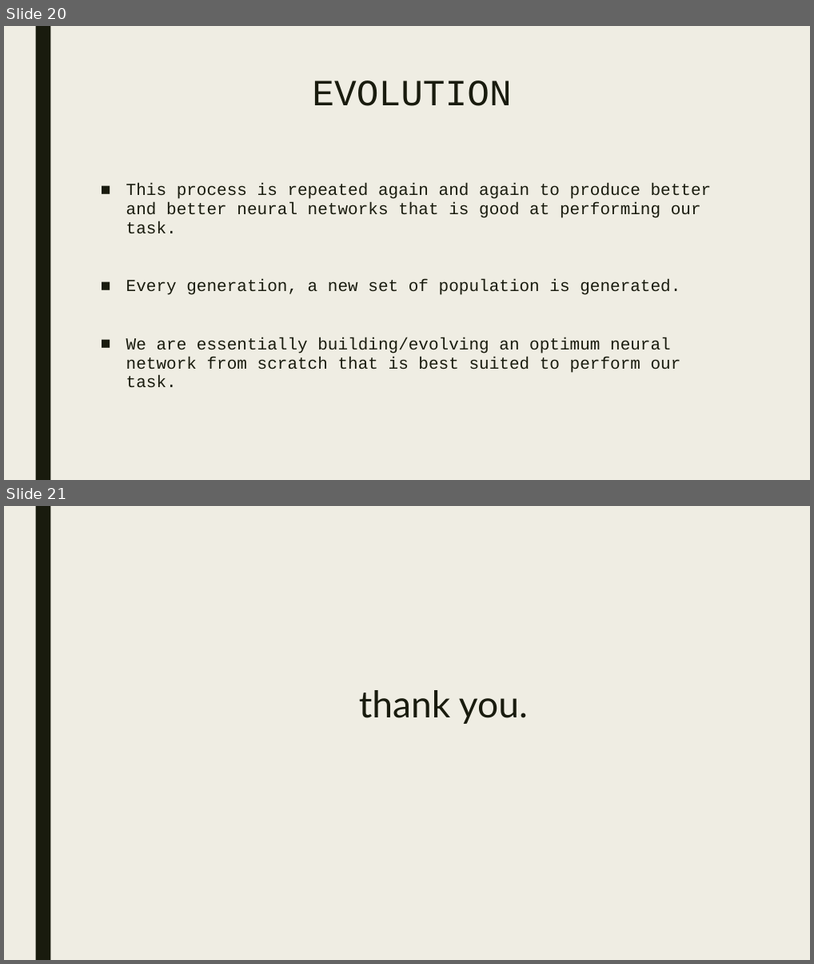
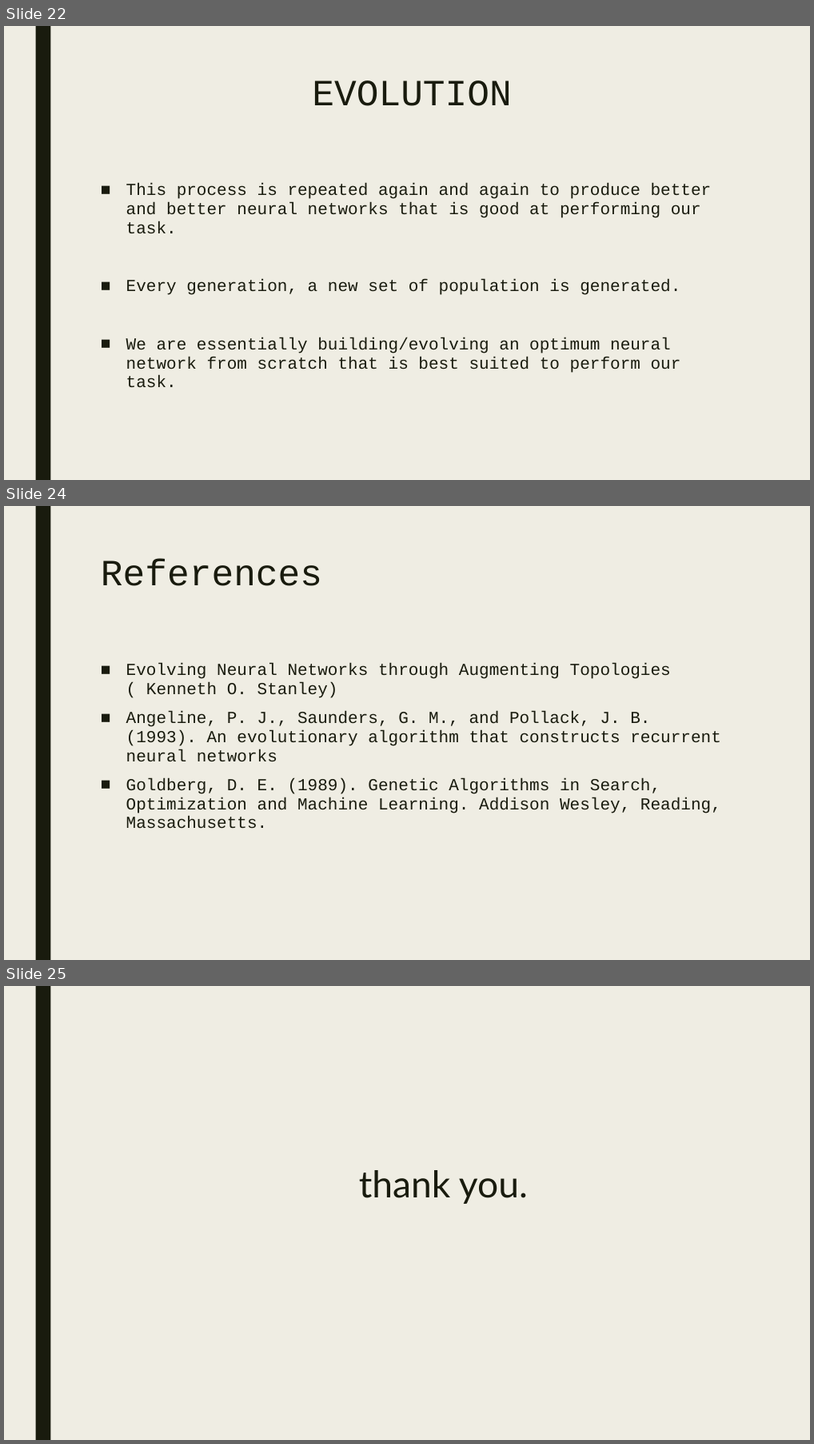
Before and after one commit to bokonist/drone-x, a slide deck: presentation/Drone-X-final.pptx. Shown one above the other, each under a label of ours: slides 20 and 21 before the commit, slides 22, 24 and 25 after it; the slides between them are not shown. The pictures are 814x964 and 814x1444 pixels, drawn with LibreOffice and Linux fonts; fonts in the diff are those of the drawing. Boxes give left, top, right and bottom in pixels: in the first picture for what was removed or moved away, otherwise in the second. Text is boxed around its words. In the diff, an @@ line names an element or a change of style, - is before the commit and + after.

```diff
--- a/presentation/Drone-X-final.pptx
+++ b/presentation/Drone-X-final.pptx
@@ slide 24 added at (4, 506, 810, 960), background #EFEDE3; not listed: 1 template element that a slide beside it also shows @@
@@ title added at (101, 560, 322, 586), 44 pt, text #191B0E @@
+References
@@ text added at (126, 663, 722, 828), 20 pt, text #191B0E @@
+■ Evolving Neural Networks through Augmenting Topologies ( Kenneth O. Stanley)
+■ Angeline, P. J., Saunders, G. M., and Pollack, J. B. (1993). An evolutionary algorithm that constructs recurrent neural networks
+■ Goldberg, D. E. (1989). Genetic Algorithms in Search, Optimization and Machine Learning. Addison Wesley, Reading, Massachusetts.
@@ what was slide 20 is now slide 22 @@
@@ what was slide 21 is now slide 25 @@
```
Also in this commit, not shown: 4 other slides added, 1 slide removed.
